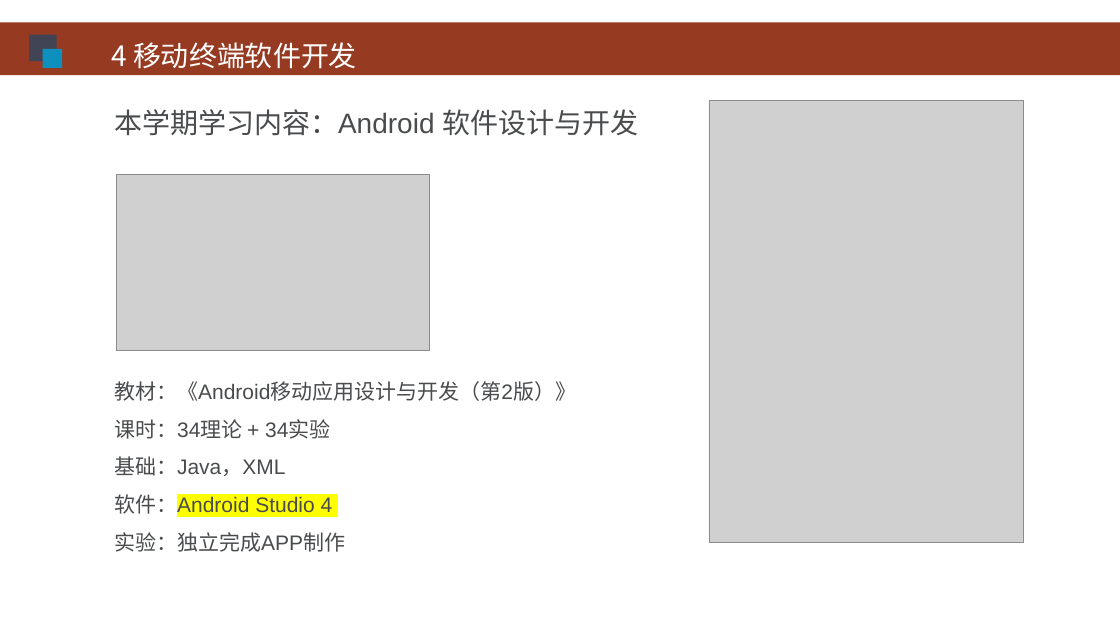
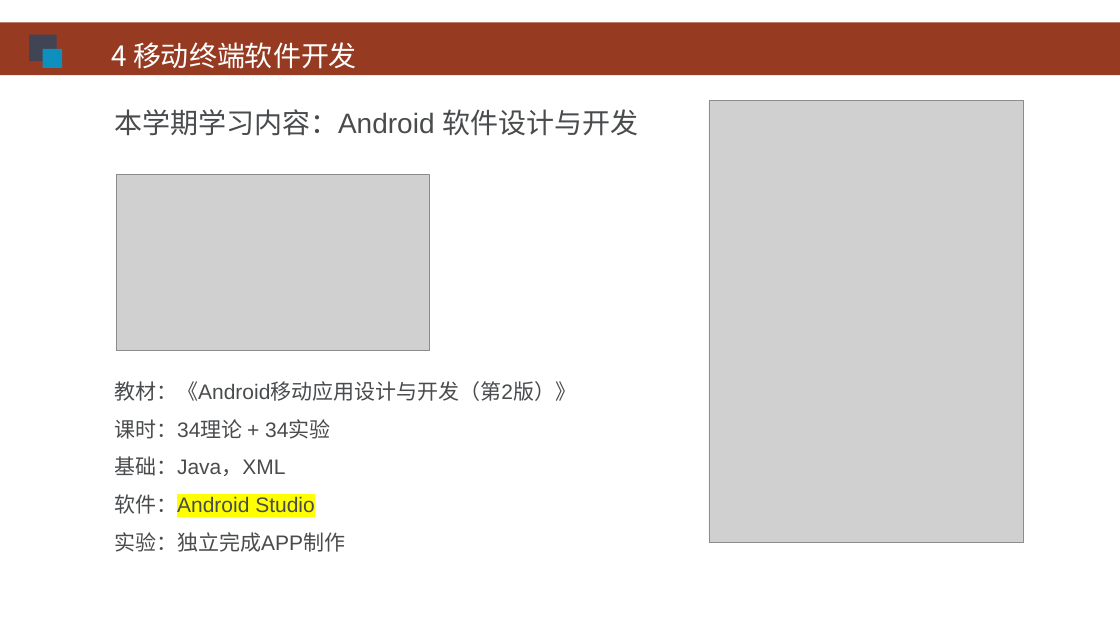
Before and after one commit to HBU/Android-PPT, a slide deck: slide 7 of 00.0 -- 移动开发 -- 第00章.pptx. Drawn at 1120x630 pixels with LibreOffice and Linux fonts; fonts in the diff are those of the drawing; grey boxes stand for pictures; background and template pictures are left out. Boxes give left, top, right and bottom in pixels: in the first picture for what was removed or moved away, otherwise in the second. Text is boxed around its words. In the diff, an @@ line names an element or a change of style, - is before the commit and + after.

```diff
--- a/00.0 -- 移动开发 -- 第00章.pptx
+++ b/00.0 -- 移动开发 -- 第00章.pptx
@@ text at box(114, 491, 315, 517): text changed @@
-软件：Android Studio 4
+软件：Android Studio
```
Also in this commit, not shown: 3 other slides changed, 1 other file.
